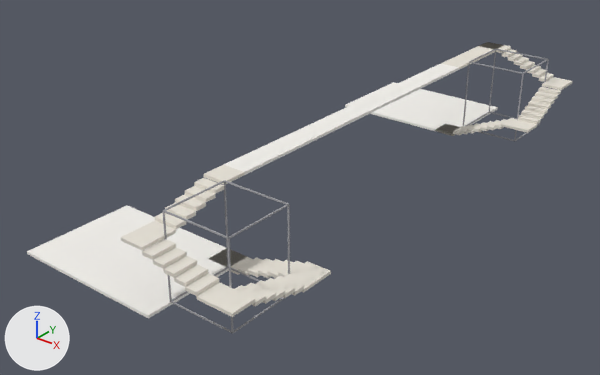
A saved change to the glTF model examples/walkthrough/ideal/route_to_g29.glb.
Both versions are drawn from a camera (50 mm lens) standing at (32.7, -41.7, 19.4) and looking at (7.5, -10.2, -0.1). The axes (+X, +Y, +Z) are drawn at lower left. The lights are the same throughout. The older version comes first. Vertices at exactly the same position are counted once.

The first picture shows 'atrium', 'floor', 'stairs'.
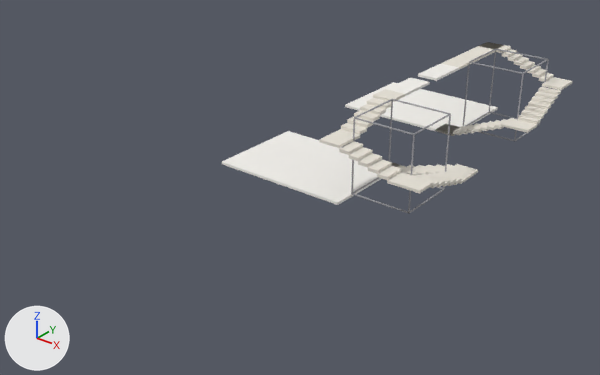
Patch to the scene script:
```diff
--- a/examples/walkthrough/ideal/route_to_g29.glb.py
+++ b/examples/walkthrough/ideal/route_to_g29.glb.py
@@ me_floor @@
-me_floor.from_pydata(...)  # 24 vertices, 36 faces; spans x 2.0..10.2, y -23.5..7.5, z -0.2..4.2
+me_floor.from_pydata(...)  # 32 vertices, 48 faces; spans x 2.0..10.2, y -10.5..7.5, z -0.2..4.2
+# me_floor part 1: the loose piece of 8 vertices spanning x 2.0..10.2, y -23.5..-17.5, z -0.2..0.0 is moved by (0.0, 13.0, 0.0)
+# me_floor part 2
+# 4 vertices are removed from x 9.0..10.2, y -17.5, z 4.1..4.2
+# 10 faces are deleted
+# 4 vertices are added at (9.0, -1.1, 4.2), (10.2, -1.1, 4.2), (10.2, -1.1, 4.1), (9.0, -1.1, 4.1)
+# 10 new faces join them
+# other edits to the shape of me_floor do not show in these pictures
 me_floor.materials.append(mat_floor)
@@ me_stairs @@
-me_stairs.from_pydata(...)  # 352 vertices, 696 faces; spans x 9.0..15.0, y -23.5..7.5, z -0.2..4.2
+me_stairs.from_pydata(...)  # 352 vertices, 696 faces; spans x 9.0..15.0, y -10.5..7.5, z -0.2..4.2
+# me_stairs part 3: the loose piece of 42 vertices spanning x 9.0..10.2, y -23.5..-18.8, z 3.0..4.1 is moved by (0.0, 13.0, 0.0)
+# me_stairs part 4: the loose piece of 42 vertices spanning x 10.2..15.0, y -23.5..-22.2, z 2.0..3.0 is moved by (0.0, 13.0, 0.0)
+# me_stairs part 5: the loose piece of 42 vertices spanning x 13.8..15.0, y -22.2..-17.5, z 0.9..1.9 is moved by (0.0, 13.0, 0.0)
+# me_stairs part 6: the loose piece of 32 vertices spanning x 10.8..13.8, y -18.8..-17.5, z 0.0..0.9 is moved by (0.0, 13.0, 0.0)
+# me_stairs part 7: the loose piece of 12 vertices spanning x 9.0..10.8, y -18.8..-17.5, z -0.2..0.0 is moved by (0.0, 13.0, 0.0)
+# me_stairs part 8: the loose piece of 8 vertices spanning x 9.0..10.2, y -18.8..-17.5, z 4.1..4.2 is moved by (0.0, 13.0, 0.0)
 me_stairs.materials.append(mat_stairs)
@@ me_atrium @@
-me_atrium.from_pydata(...)  # 192 vertices, 288 faces; spans x 10.2..13.8, y -22.3..6.3, z 0.0..4.3
+me_atrium.from_pydata(...)  # 192 vertices, 288 faces; spans x 10.2..13.8, y -9.3..6.3, z 0.0..4.3
+# me_atrium part 9: the loose piece of 8 vertices spanning x 10.2..13.8, y -22.3..-22.2, z 4.2..4.3 is moved by (0.0, 13.0, 0.0)
+# me_atrium part 10: the loose piece of 8 vertices spanning x 13.7..13.8, y -22.2..-18.8, z 4.2..4.3 is moved by (0.0, 13.0, 0.0)
+# me_atrium part 11: the loose piece of 8 vertices spanning x 10.2..13.8, y -18.8..-18.7, z 4.2..4.3 is moved by (0.0, 13.0, 0.0)
+# me_atrium part 12: the loose piece of 8 vertices spanning x 10.2..10.3, y -22.2..-18.8, z 4.2..4.3 is moved by (0.0, 13.0, 0.0)
+# me_atrium part 13: the loose piece of 8 vertices spanning x 10.2..13.8, y -22.3..-22.2, z 0.0..0.1 is moved by (0.0, 13.0, 0.0)
+# me_atrium part 14: the loose piece of 8 vertices spanning x 13.7..13.8, y -22.2..-18.8, z 0.0..0.1 is moved by (0.0, 13.0, 0.0)
+# me_atrium part 15: the loose piece of 8 vertices spanning x 10.2..13.8, y -18.8..-18.7, z 0.0..0.1 is moved by (0.0, 13.0, 0.0)
+# me_atrium part 16: the loose piece of 8 vertices spanning x 10.2..10.3, y -22.2..-18.8, z 0.0..0.1 is moved by (0.0, 13.0, 0.0)
+# me_atrium part 17: the loose piece of 8 vertices spanning x 10.2..10.3, y -22.3..-22.2, z 0.0..4.2 is moved by (0.0, 13.0, 0.0)
+# me_atrium part 18: the loose piece of 8 vertices spanning x 13.7..13.8, y -22.3..-22.2, z 0.0..4.2 is moved by (0.0, 13.0, 0.0)
+# me_atrium part 19: the loose piece of 8 vertices spanning x 13.7..13.8, y -18.8..-18.7, z 0.0..4.2 is moved by (0.0, 13.0, 0.0)
+# me_atrium part 20: the loose piece of 8 vertices spanning x 10.2..10.3, y -18.8..-18.7, z 0.0..4.2 is moved by (0.0, 13.0, 0.0)
 me_atrium.materials.append(mat_atrium)
```

Where the change shows, as pixel boxes (x1, y1, x2, y2) in the pictures (600 x 375 px; the box of a moved part takes in the faces that stretch with it):
'floor', reshaped (41% narrower, 45% shorter)
    before: (27, 64, 498, 319)
    after: (222, 64, 498, 205)
'stairs', reshaped (44% narrower, 45% shorter)
    before: (121, 42, 572, 317)
    after: (319, 42, 572, 193)
'atrium', reshaped (49% narrower, 42% shorter)
    before: (162, 49, 549, 334)
    after: (351, 49, 549, 214)
part 1 of me_floor, moved or reshaped
    before: (27, 205, 246, 319)
    after: (222, 131, 397, 205)
part 2 of me_floor, moved or reshaped
    before: (224, 64, 459, 175)
    after: (418, 64, 459, 81)
part 3 of me_stairs, moved or reshaped
    before: (121, 178, 224, 250)
    after: (319, 98, 392, 148)
part 4 of me_stairs, moved or reshaped
    before: (142, 239, 255, 317)
    after: (339, 141, 433, 193)
part 5 of me_stairs, moved or reshaped
    before: (235, 261, 331, 307)
    after: (416, 164, 478, 188)
part 6 of me_stairs, moved or reshaped
    before: (238, 257, 304, 278)
    after: (401, 164, 453, 176)
part 7 of me_stairs, moved or reshaped (mostly hidden afterwards)
    before: (209, 248, 253, 275)
    after: (392, 163, 406, 170)
part 8 of me_stairs, moved or reshaped
    before: (204, 165, 244, 184)
    after: (373, 89, 405, 102)
part 9 of me_atrium, moved or reshaped
    before: (163, 210, 229, 239)
    after: (354, 117, 414, 135)
part 10 of me_atrium, moved or reshaped
    before: (228, 204, 289, 239)
    after: (414, 114, 451, 135)
part 11 of me_atrium, moved or reshaped
    before: (225, 180, 289, 205)
    after: (393, 99, 451, 114)
part 12 of me_atrium, moved or reshaped
    before: (164, 180, 225, 210)
    after: (355, 99, 393, 118)
part 13 of me_atrium, moved or reshaped
    before: (171, 301, 231, 333)
    after: (352, 193, 409, 214)
part 14 of me_atrium, moved or reshaped
    before: (234, 297, 285, 333)
    after: (410, 189, 444, 213)
part 15 of me_atrium, moved or reshaped (not visible afterwards)
    before: (228, 267, 260, 282)
part 16 of me_atrium, moved or reshaped
    before: (172, 267, 228, 301)
    after: (353, 178, 379, 193)
part 17 of me_atrium, moved or reshaped
    before: (162, 211, 172, 302)
    after: (351, 119, 355, 194)
part 18 of me_atrium, moved or reshaped
    before: (227, 239, 234, 334)
    after: (408, 135, 415, 213)
part 19 of me_atrium, moved or reshaped
    before: (287, 205, 290, 274)
    after: (443, 115, 451, 190)
part 20 of me_atrium, moved or reshaped
    before: (224, 182, 229, 267)
    after: (389, 100, 393, 162)
